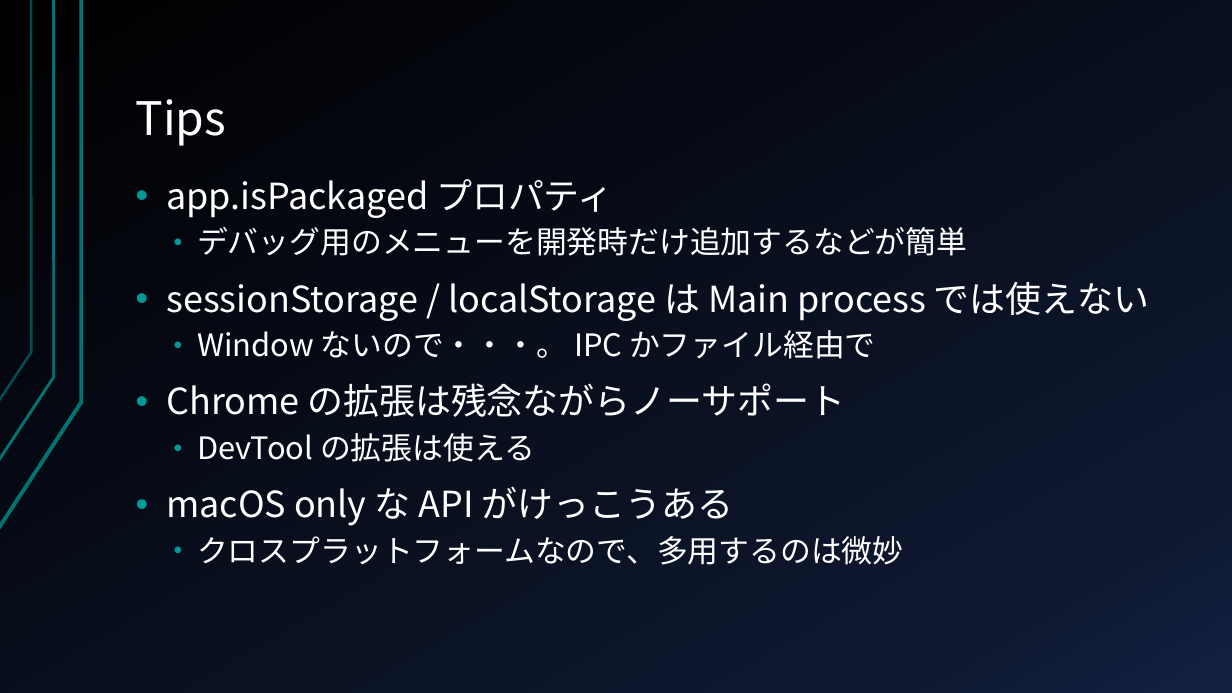
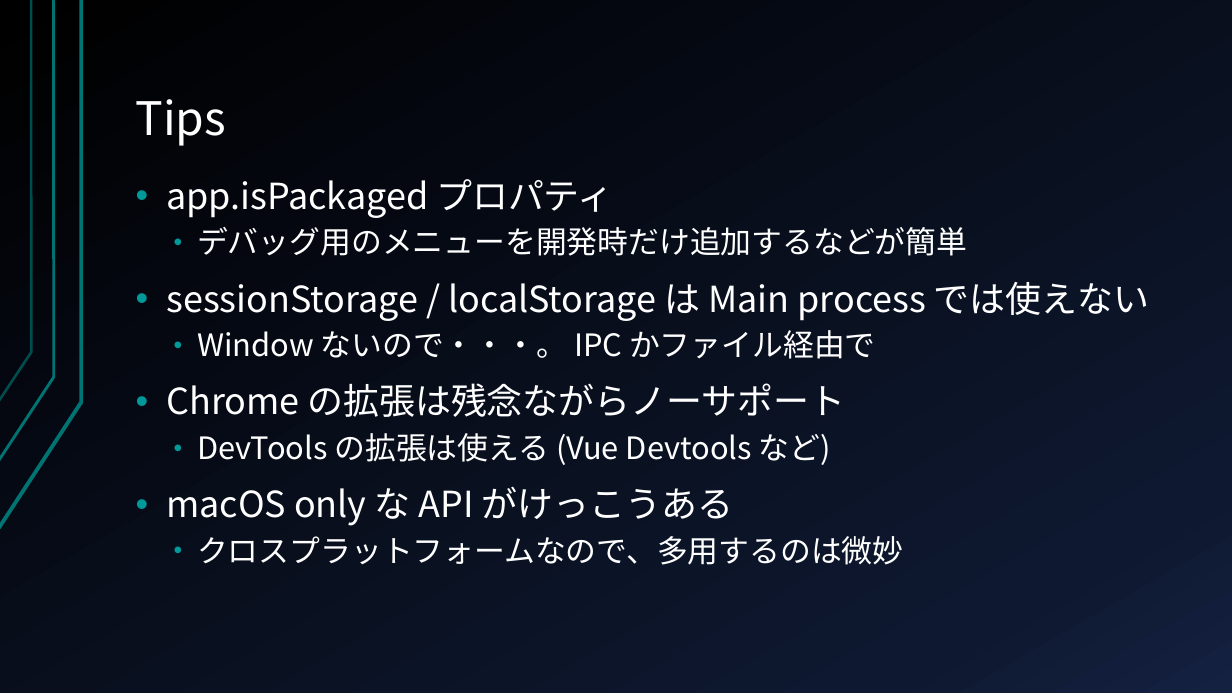
Before and after one commit to kondoumh/electron-study, a slide deck: slide 21 of slide/Electron_in-house_presentation.pptx. Drawn at 1232x693 pixels with LibreOffice and Linux fonts; fonts in the diff are those of the drawing. Boxes give left, top, right and bottom in pixels: in the first picture for what was removed or moved away, otherwise in the second. Text is boxed around its words. In the diff, an @@ line names an element or a change of style, - is before the commit and + after.

```diff
--- a/slide/Electron_in-house_presentation.pptx
+++ b/slide/Electron_in-house_presentation.pptx
@@ text at [197,433,831,465]: text changed @@
-  • DevTool の拡張は使える
+  • DevTools の拡張は使える (Vue Devtools など)
```
Also in this commit, not shown: 5 other slides changed.
